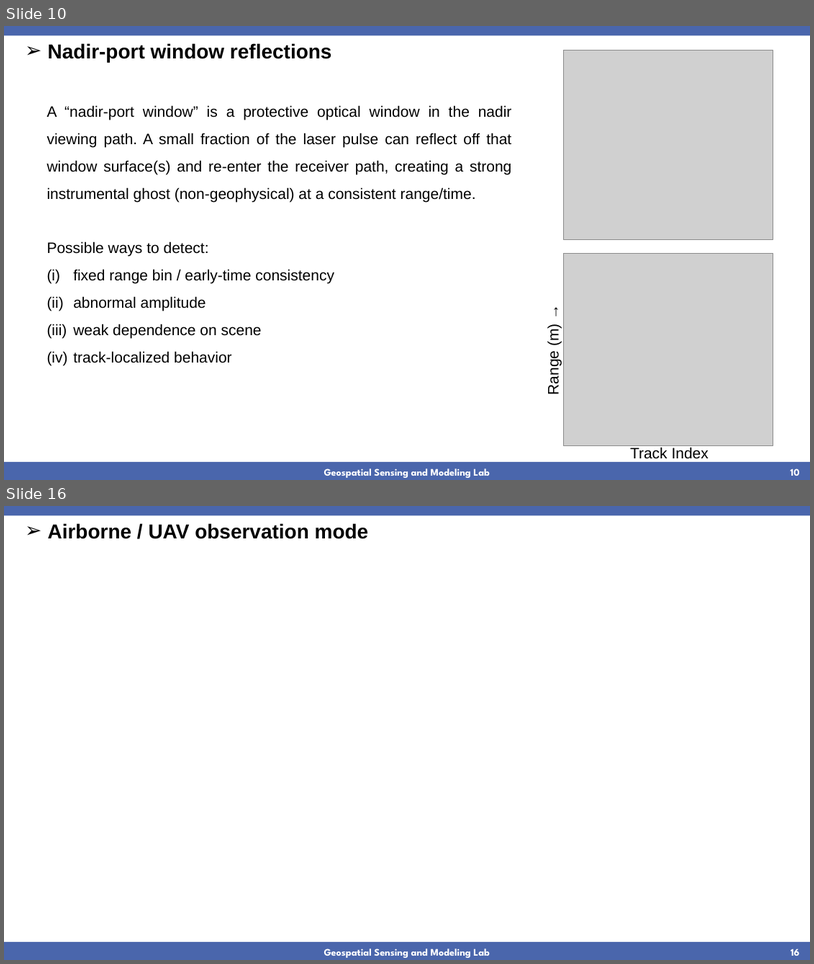
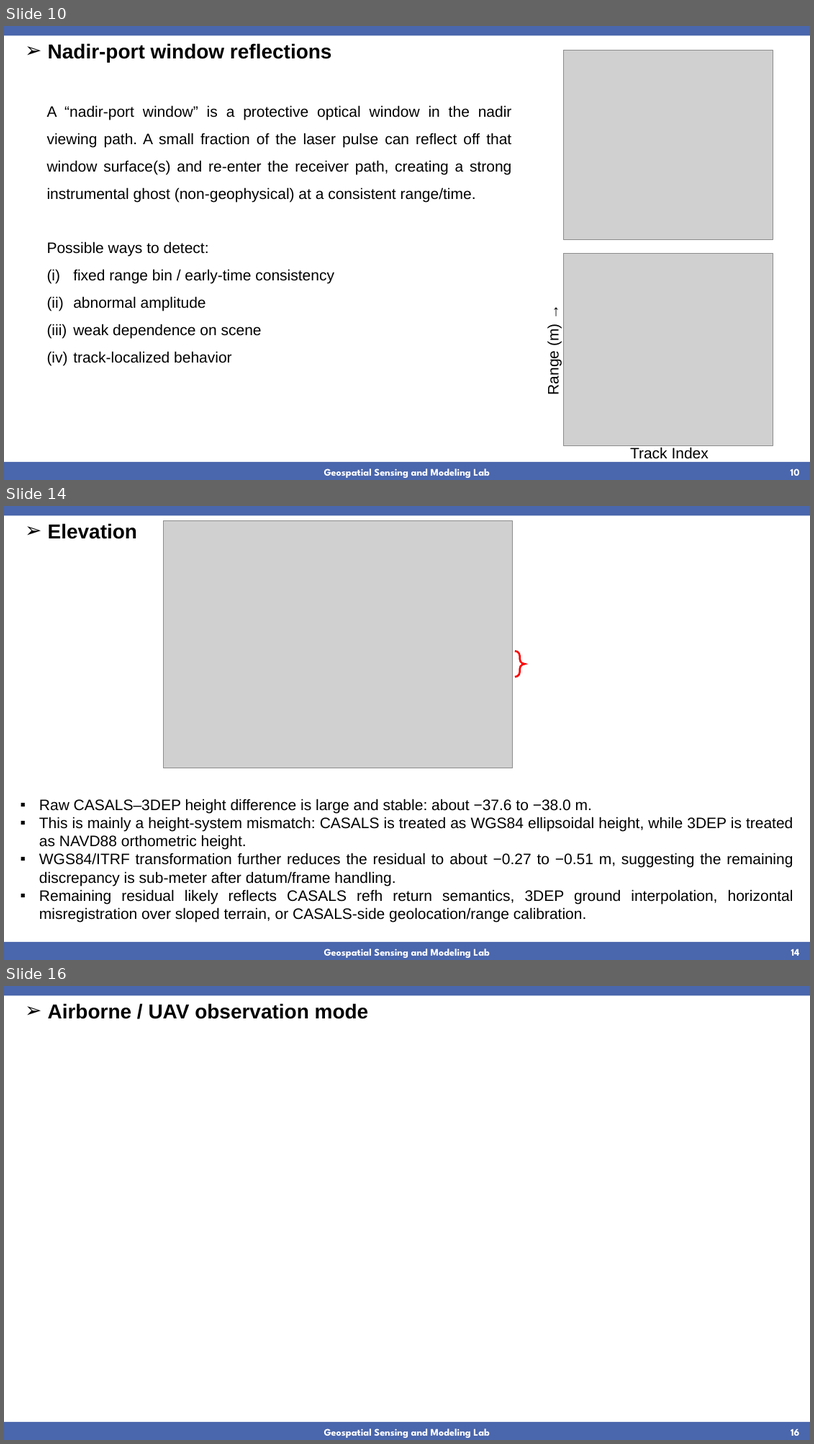
Before and after one commit to jgzhong99/CASALS, a slide deck: CASALS.pptx. Shown one above the other, each under a label of ours: slides 10 and 16 before the commit, slides 10, 14 and 16 after it; the slides between them are not shown. The pictures are 814x964 and 814x1444 pixels, drawn with LibreOffice and Linux fonts; fonts in the diff are those of the drawing; grey boxes stand for pictures; background and template pictures are left out. Boxes give left, top, right and bottom in pixels: in the first picture for what was removed or moved away, otherwise in the second. Text is boxed around its words. In the diff, an @@ line names an element or a change of style, - is before the commit and + after.

```diff
--- a/CASALS.pptx
+++ b/CASALS.pptx
@@ slide 14 added at (x1=4, y1=506, x2=810, y2=960), background #FFFFFF; not listed: 4 template elements that a slide beside it also shows @@
@@ text added at (x1=48, y1=523, x2=137, y2=539), 24 pt, text #000000, bold @@
+➢ Elevation
@@ picture added at (x1=163, y1=520, x2=513, y2=768) @@
@@ right brace added at (x1=515, y1=651, x2=525, y2=677), outline #FF0101 2.25 pt @@
@@ text added at (x1=39, y1=798, x2=794, y2=921), 18 pt, text #000000 @@
+▪ Raw CASALS–3DEP height difference is large and stable: about −37.6 to −38.0 m.
+▪ This is mainly a height-system mismatch: CASALS is treated as WGS84 ellipsoidal height, while 3DEP is treated as NAVD88 orthometric height.
+▪ WGS84/ITRF transformation further reduces the residual to about −0.27 to −0.51 m, suggesting the remaining discrepancy is sub-meter after datum/frame handling.
+▪ Remaining residual likely reflects CASALS refh return semantics, 3DEP ground interpolation, horizontal misregistration over sloped terrain, or CASALS-side geolocation/range calibration.
```
Also in this commit, not shown: 4 other slides added, 5 slides removed, 15 other files.
